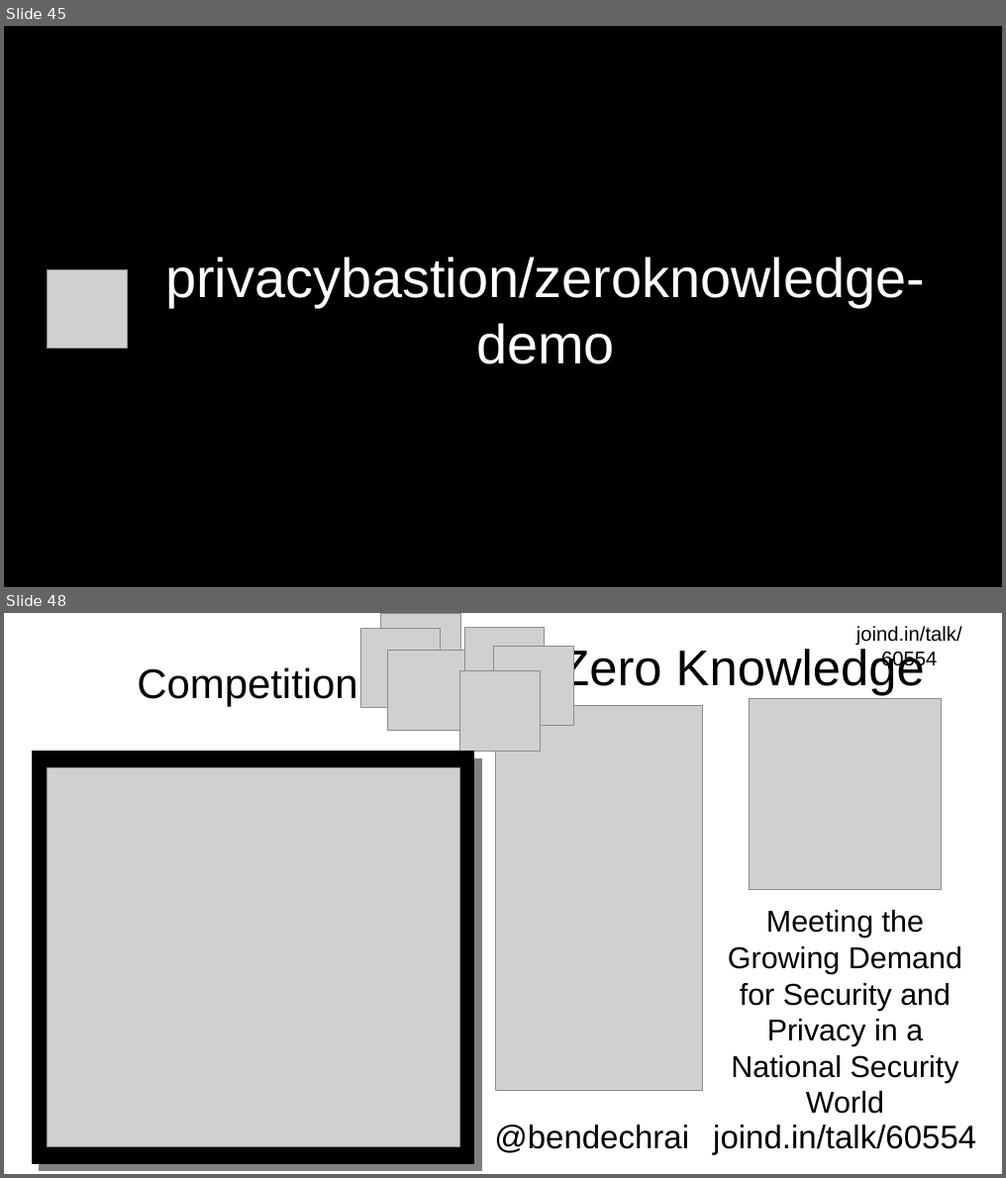
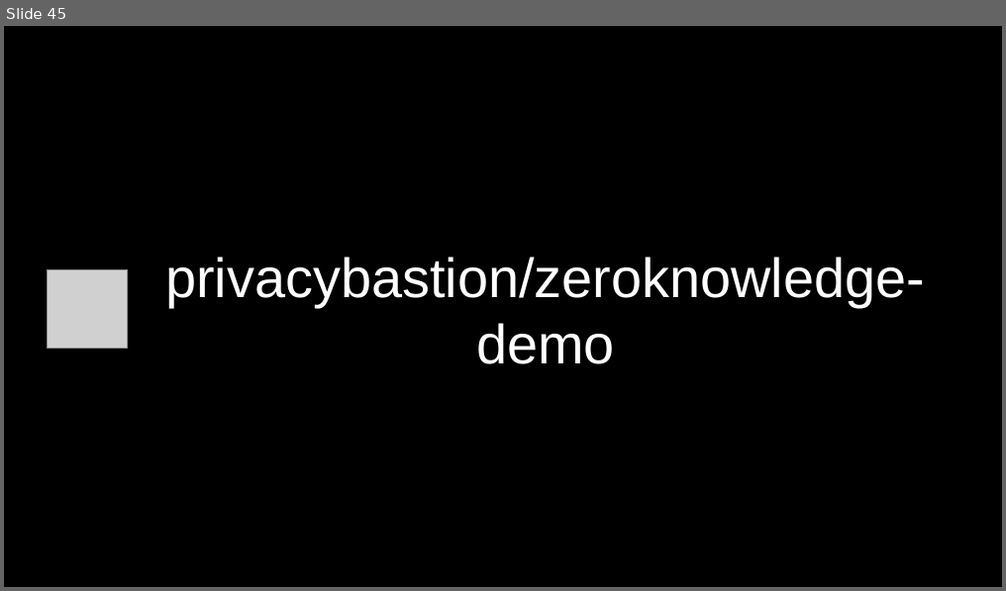
Before and after one commit to privacybastion/zeroknowledge-presentation, a slide deck: Zero Knowledge.odp. Shown one above the other, each under a label of ours: slides 45 and 48 before the commit, slide 45 after it; the slides between them are not shown. The pictures are 1006x1178 and 1006x591 pixels, drawn with LibreOffice and Linux fonts; fonts in the diff are those of the drawing; grey boxes stand for pictures. Boxes give left, top, right and bottom in pixels: in the first picture for what was removed or moved away, otherwise in the second. Text is boxed around its words. In the diff, an @@ line names an element or a change of style, - is before the commit and + after.

```diff
--- a/Zero Knowledge.odp
+++ b/Zero Knowledge.odp
@@ slide 48 removed at (4, 613, 1002, 1174), background #FFFFFF @@
@@ picture removed at (360, 629, 441, 708) @@
@@ picture removed at (381, 613, 460, 692) @@
@@ picture removed at (465, 628, 546, 708) @@
@@ text removed at (856, 626, 962, 670) @@
-joind.in/talk/60554
@@ title removed at (137, 665, 369, 707) @@
-Competition!
@@ picture removed at (388, 651, 467, 730) @@
@@ picture removed at (460, 671, 541, 753) @@
@@ picture removed at (494, 646, 574, 726) @@
@@ text removed at (558, 646, 925, 696) @@
-Zero Knowledge
@@ picture removed at (749, 698, 941, 889) @@
@@ picture removed at (496, 705, 702, 1090) @@
@@ rectangle removed at (32, 752, 474, 1163) @@
@@ picture removed at (47, 767, 460, 1148) @@
@@ text removed at (728, 910, 962, 1114) @@
-Meeting the Growing Demand for Security and Privacy in a National Security World
@@ text removed at (494, 1125, 689, 1154) @@
-@bendechrai
@@ text removed at (713, 1125, 976, 1156) @@
-joind.in/talk/60554
```
Also in this commit, not shown: 42 slides changed, 2 other slides removed.
